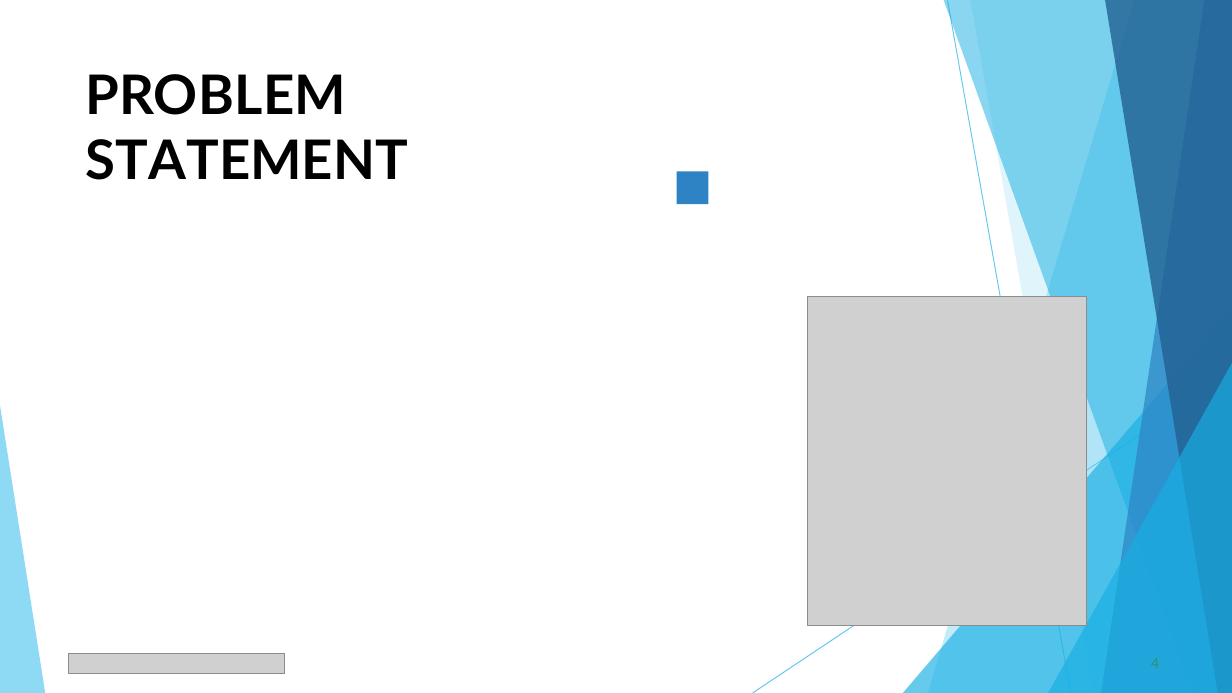
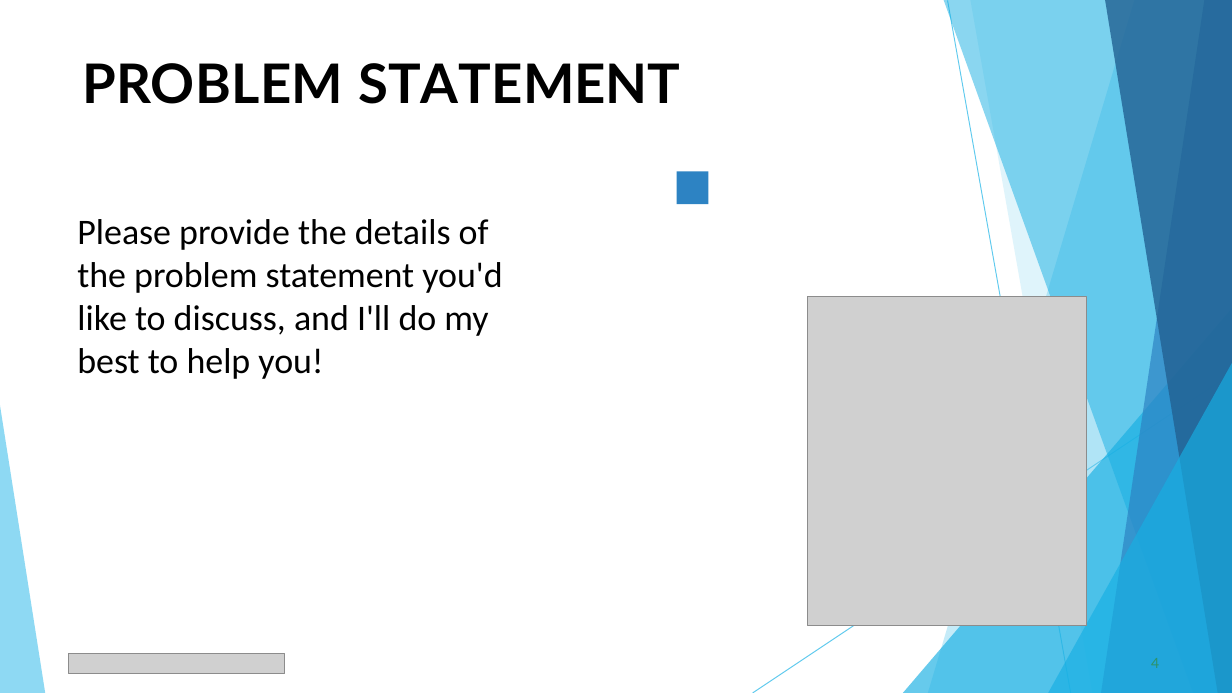
Before and after one commit to Priyapriya07/TNSDC-DA-EXCEL, a slide deck: slide 4 of Employee_Data_Analysis_2.pptx. Drawn at 1232x693 pixels with LibreOffice and Linux fonts; fonts in the diff are those of the drawing; grey boxes stand for pictures. Boxes give left, top, right and bottom in pixels: in the first picture for what was removed or moved away, otherwise in the second. Text is boxed around its words. In the diff, an @@ line names an element or a change of style, - is before the commit and + after.

```diff
--- a/Employee_Data_Analysis_2.pptx
+++ b/Employee_Data_Analysis_2.pptx
@@ title "PROBLEM STATEMENT" rewrapped from box(86, 74, 408, 180) to box(83, 63, 680, 104) @@
@@ text added at box(77, 219, 502, 379), 28 pt, text #000000 @@
+Please provide the details of the problem statement you'd like to discuss, and I'll do my best to help you!
```
Also in this commit, not shown: 10 other slides changed, 1 slide added, 1 slide removed.
